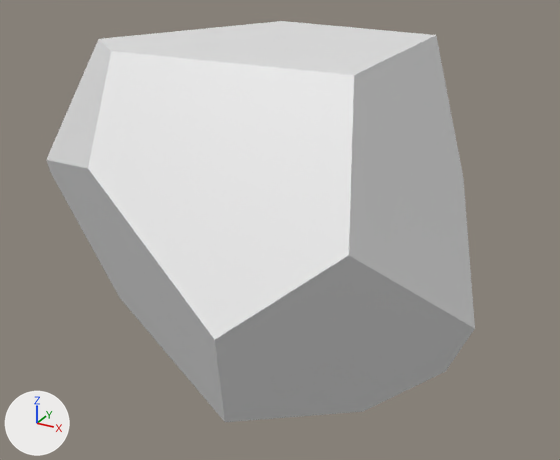
Renders of the OBJ model assets/pieces/daikon_train/daikon_0213.obj from each side of a commit.
One viewpoint serves both versions: a 50 mm camera at (0.0232, -0.0404, 0.0194) aimed at (0.0014, -0.0008, -0.0004). The lights are fixed; the arrows at lower left show +X, +Y and +Z. The picture after the commit comes second. Where no turn or scale is listed for an object, it has been applied to the vertices.

In view in the first picture: 'daikon_0213'.
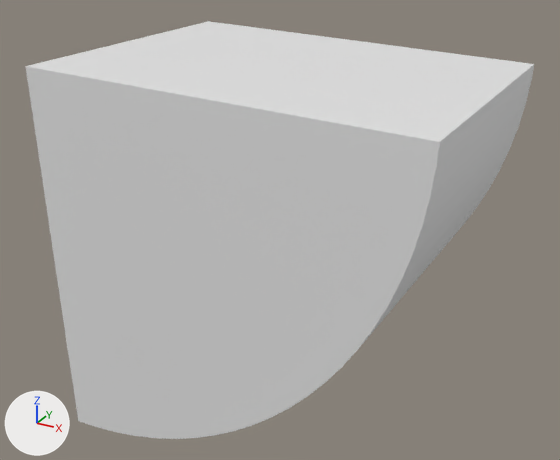
What differs and where, as boxes [x1, y1, x2, y2] in the pictures (560 x 460 px):
```json
{"object": "daikon_0213", "change": "reshaped", "before": [46, 21, 475, 422], "after": [25, 21, 534, 439], "on screen": "19% wider"}
```

Scene script edits in JSON lines:
```json
{"block": "me_daikon_0213", "where": "# used by ob_daikon_0213; location = (0.0, 0.0, 0.0)"}
{"op": "remove", "block": "me_daikon_0213", "code": "me_daikon_0213.from_pydata(...)  # 20 vertices, 36 faces; spans x -0.0152..0.0129, y -0.0147..0.0092, z -0.0151..0.0112"}
{"op": "add", "block": "me_daikon_0213", "code": "me_daikon_0213.from_pydata(...)  # 52 vertices, 100 faces; spans x -0.0102..0.0138, y -0.0092..0.0092, z -0.0137..0.0103"}
{"block": "me_daikon_0213", "change": "me_daikon_0213 part 1: the whole mesh is rebuilt"}
```
